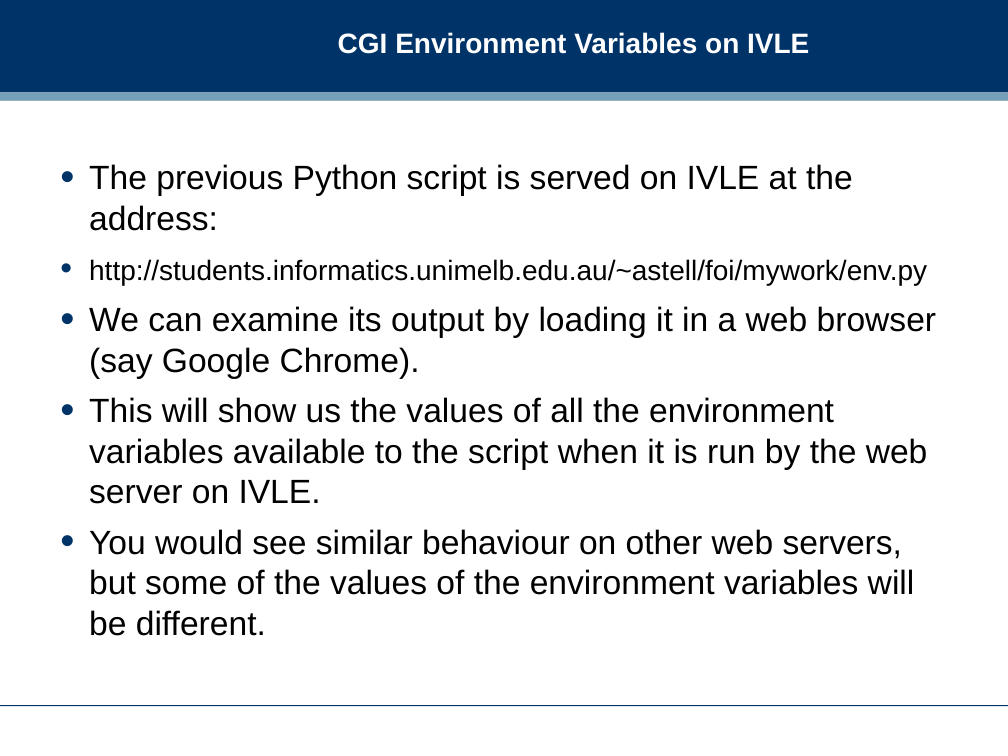
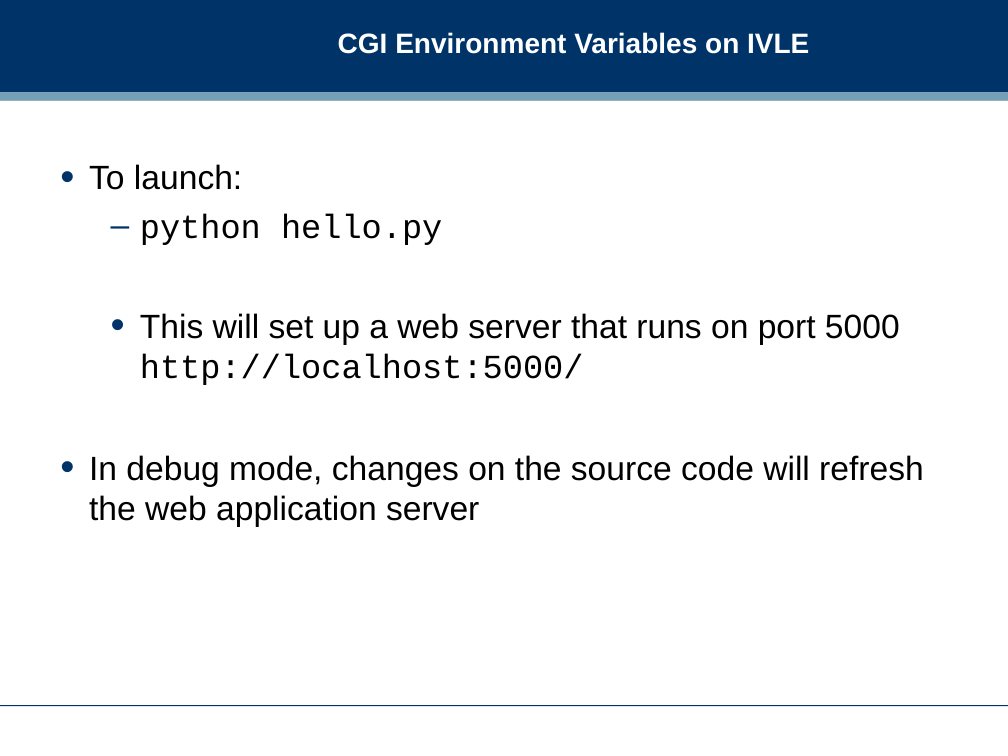
Before and after one commit to dreamind/ix, a slide deck: slide 23 of workshops/infrastructure/infrastructure.ppt. Drawn at 1008x756 pixels with LibreOffice and Linux fonts; fonts in the diff are those of the drawing; background and template pictures are left out. Boxes give left, top, right and bottom in pixels: in the first picture for what was removed or moved away, otherwise in the second. Text is boxed around its words. In the diff, an @@ line names an element or a change of style, - is before the commit and + after.

```diff
--- a/workshops/infrastructure/infrastructure.ppt
+++ b/workshops/infrastructure/infrastructure.ppt
@@ text at box(89, 164, 924, 527): text changed @@
-• The previous Python script is served on IVLE at the address:
-• http://students.informatics.unimelb.edu.au/~astell/foi/mywork/env.py
-• We can examine its output by loading it in a web browser (say Google Chrome).
-• This will show us the values of all the environment variables available to the script when it is run by the web server on IVLE.
-• You would see similar behaviour on other web servers, but some of the values of the environment variables will be different.
+• To launch:
+  – python hello.py
+  • This will set up a web server that runs on port 5000
+    http://localhost:5000/
+• In debug mode, changes on the source code will refresh the web application server
```
Also in this commit, not shown: 4 other slides changed, 5 slides added, 10 slides removed, 9 other files.
